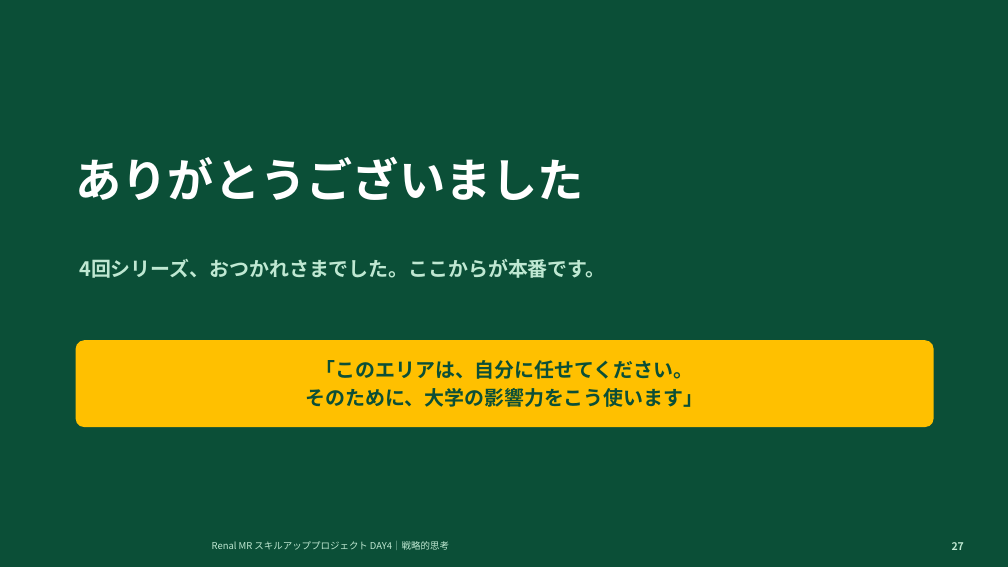
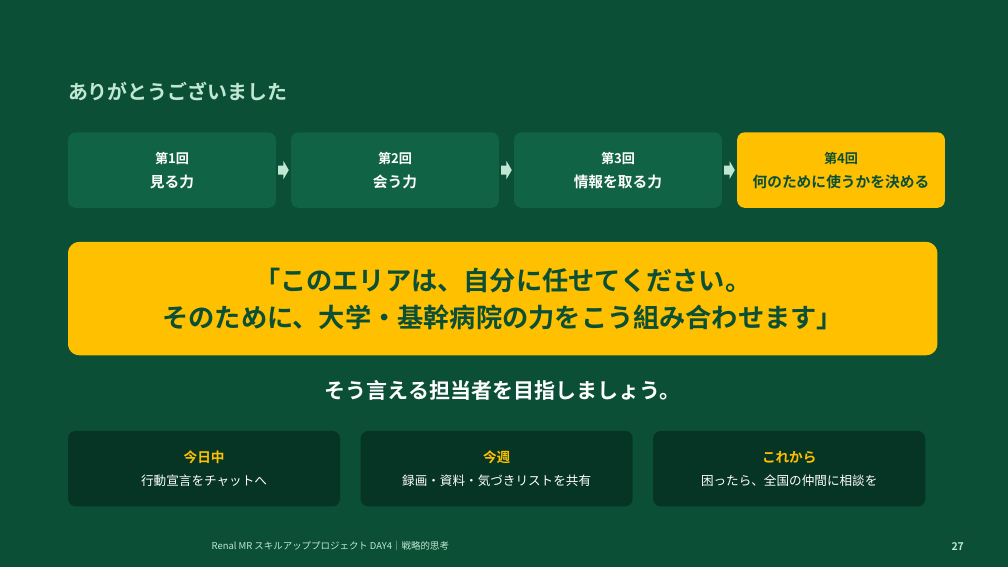
Before and after one commit to TAKUYA-1187/Claude, a slide deck: slide 27 of novartis_training/DAY4_ちょっと分かるだけで世界が変わる.pptx. Drawn at 1008x567 pixels with LibreOffice and Linux fonts; fonts in the diff are those of the drawing; background and template pictures are left out. Boxes give left, top, right and bottom in pixels: in the first picture for what was removed or moved away, otherwise in the second. Text is boxed around its words. In the diff, an @@ line names an element or a change of style, - is before the commit and + after.

```diff
--- a/novartis_training/DAY4_ちょっと分かるだけで世界が変わる.pptx
+++ b/novartis_training/DAY4_ちょっと分かるだけで世界が変わる.pptx
@@ text "ありがとうございました": place and size @@
-text "ありがとうございました" at <box>76,157,584,200</box>
+text "ありがとうございました" at <box>68,82,287,101</box>
@@ text "ありがとうございました" at <box>68,82,287,101</box>: size 44 to 19 pt, text colour #FFFFFF to #BFE8D2 @@
@@ rounded rectangle added at <box>68,132,276,208</box>, fill #116345, 12.5 pt, text #FFFFFF, bold @@
+第1回
+見る力
@@ rounded rectangle added at <box>291,132,499,208</box>, fill #116345, 12.5 pt, text #FFFFFF, bold @@
+第2回
+会う力
@@ rounded rectangle added at <box>514,132,722,208</box>, fill #116345, 14 pt, text #FFFFFF, bold @@
+第3回
+情報を取る力
@@ rounded rectangle added at <box>737,132,945,208</box>, fill #FFC000, 14 pt, text #0B4F37, bold @@
+第4回
+何のために使うかを決める
@@ right arrow added at <box>278,161,289,179</box>, fill #BFE8D2 @@
@@ right arrow added at <box>501,161,512,179</box>, fill #BFE8D2 @@
@@ right arrow added at <box>724,161,735,179</box>, fill #BFE8D2 @@
@@ rounded rectangle "「このエリアは、自分に任せてください。": place and size @@
-rounded rectangle "「このエリアは、自分に任せてください。" at <box>76,340,934,427</box>
+rounded rectangle "「このエリアは、自分に任せてください。" at <box>68,242,938,355</box>
@@ text removed at <box>79,259,605,278</box> @@
-4回シリーズ、おつかれさまでした。ここからが本番です。
@@ text in rounded rectangle at <box>254,267,751,293</box>: size 19 to 25 pt in "「このエリアは、自分に任せてください。"; more space between paragraphs @@
@@ text in rounded rectangle at <box>162,304,843,330</box>: text changed; size 19 to 25 pt @@
-そのために、大学の影響力をこう使います」
+そのために、大学・基幹病院の力をこう組み合わせます」
@@ text added at <box>325,380,681,400</box>, 20 pt, text #FFFFFF, bold @@
+そう言える担当者を目指しましょう。
@@ rounded rectangle added at <box>68,431,340,507</box>, fill #073525, 12 pt, text #FFFFFF @@
+今日中
+行動宣言をチャットへ
@@ rounded rectangle added at <box>361,431,633,507</box>, fill #073525, 12 pt, text #FFFFFF @@
+今週
+録画・資料・気づきリストを共有
@@ rounded rectangle added at <box>653,431,926,507</box>, fill #073525, 12 pt, text #FFFFFF @@
+これから
+困ったら、全国の仲間に相談を
```
Also in this commit, not shown: 19 other slides changed, 1 slide added, 2 other files.
